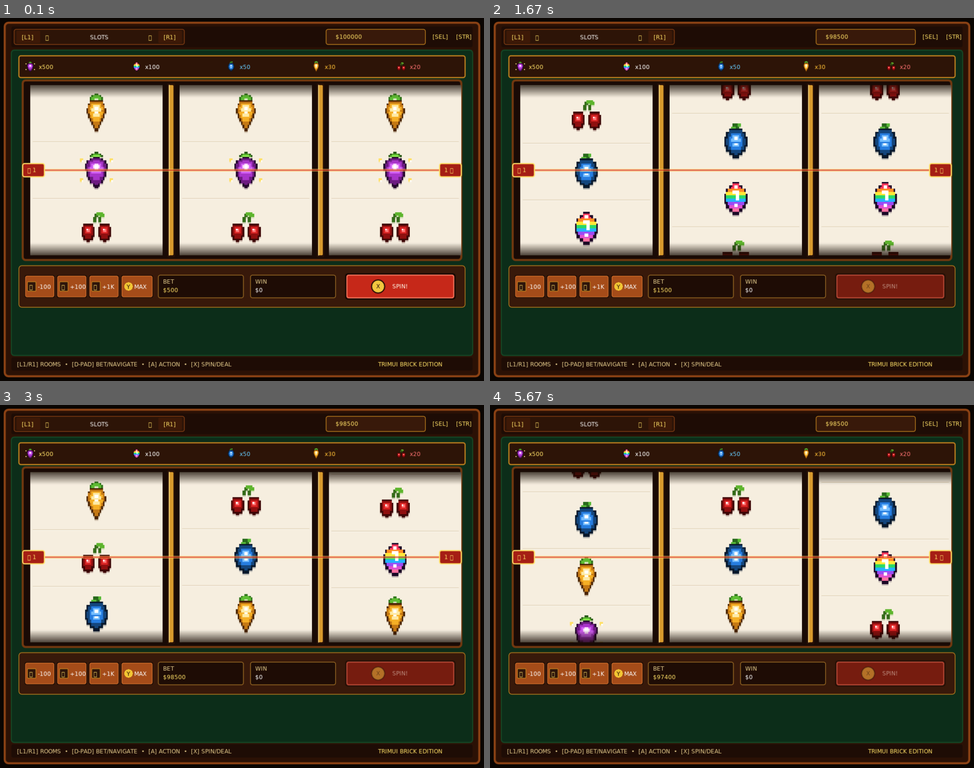
Above: before the commit, frames 1-4 (two rows, left to right).
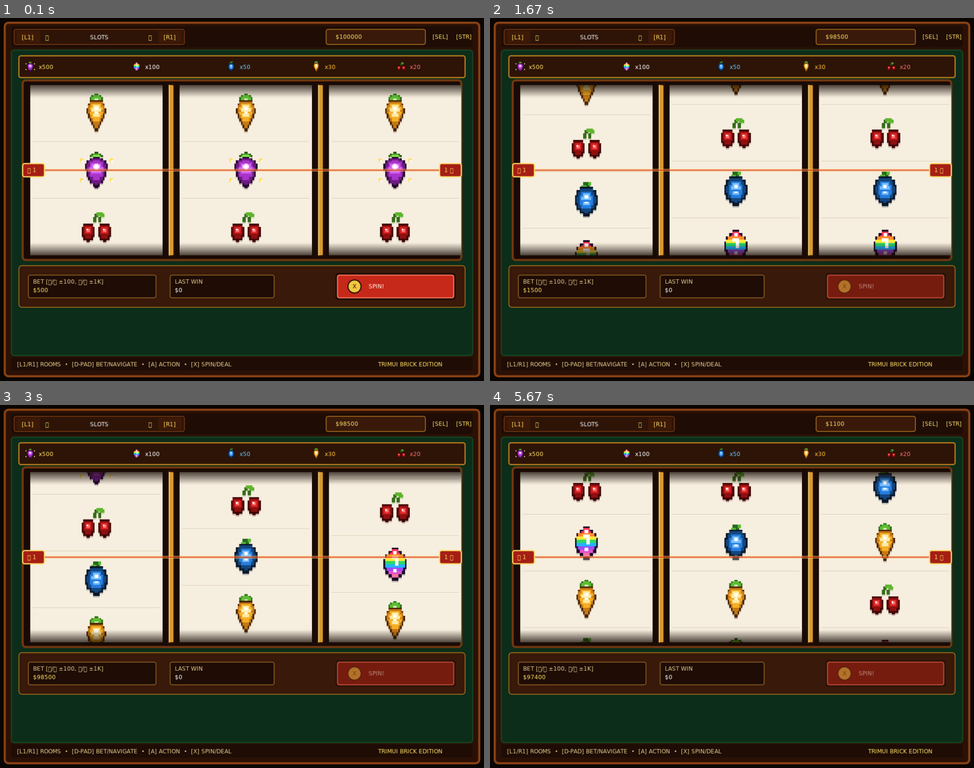
Above: after the commit, the same moments.

Repository: byMr712/SlotGame-PortMaster
Game: LÖVE game, started from casino/main.lua
The game is run twice, just before and just after one commit, with the same random seed, the same clock (stepped at 60 frames per second) and the same inputs.
Inputs:
- Up to frame 1 (0.1 s): no input
- Up to frame 2 (1.67 s): tap A at 0.33 s; hold Right 0.67-1.13 s; tap E at 1.17 s; tap 1 at 1.5 s
- Up to frame 3 (3 s): hold Up 1.83-2.13 s; tap Y at 1.98 s; hold Right 2.17-2.63 s; hold Left from 2.67 s (still down); tap A at 2.82 s
- Up to frame 4 (5.67 s): release Left at 3.2 s; hold Down 3.23-3.53 s; tap Y at 3.38, 4.55 s; hold Left 3.57-3.97 s; hold Up 4-4.37 s; tap A at 4.15, 5.62 s; hold Right 4.4-5.03 s; hold Down 5.07-5.43 s; hold Left from 5.47 s (still down)

The runs differ from the first frame. In frame 1, 3.2% of the frame differs, in the area x 5-85%, y 70-78%; in frame 2, 8.3%; in frame 3, 6.3%; in frame 4, 8.8%, in the area x 5-95%, y 4-78%.

Commit message:
Unify betting on D-Pad arrows, remove redundant bet buttons for uncrowded layout, and add buttery-smooth card and reel physics

Diff:
--- a/casino/src/games/blackjack.lua
+++ b/casino/src/games/blackjack.lua
@@ -53,8 +53,15 @@
 end
 
 function bj.update(dt)
-    if bj.dealAnim < 1 then
-        bj.dealAnim = math.min(1, bj.dealAnim + dt * 4.0)
+    for _, c in ipairs(bj.playerHand) do
+        if c.anim and c.anim < 1 then
+            c.anim = math.min(1, c.anim + dt * 2.2)
+        end
+    end
+    for _, c in ipairs(bj.dealerHand) do
+        if c.anim and c.anim < 1 then
+            c.anim = math.min(1, c.anim + dt * 2.2)
+        end
     end
 end
 
@@ -68,9 +75,14 @@
 
     audio.play("click")
     bj.gameOver = false
-    bj.dealAnim = 0
-    bj.playerHand = { table.remove(bj.deck), table.remove(bj.deck) }
-    bj.dealerHand = { table.remove(bj.deck), table.remove(bj.deck) }
+
+    local p1 = table.remove(bj.deck); p1.anim = 0.0
+    local d1 = table.remove(bj.deck); d1.anim = -0.15
+    local p2 = table.remove(bj.deck); p2.anim = -0.30
+    local d2 = table.remove(bj.deck); d2.anim = -0.45
+
+    bj.playerHand = { p1, p2 }
+    bj.dealerHand = { d1, d2 }
 
     bj.statusText = "[A] HIT  •  [B] STAND  •  [Y] DOUBLE"
 
@@ -82,7 +94,9 @@
 function bj.hit()
     if bj.gameOver then return end
     audio.play("click")
-    table.insert(bj.playerHand, table.remove(bj.deck))
+    local c = table.remove(bj.deck)
+    c.anim = 0.0
+    table.insert(bj.playerHand, c)
 
     local score = bj.calculateScore(bj.playerHand)
     if score > 21 then
@@ -125,8 +139,12 @@
     end
 
     -- Дилер добирает строго до 17 (Dealer stands on all 17s)
+    local dIdx = 0
     while bj.calculateScore(bj.dealerHand) < 17 do
-        table.insert(bj.dealerHand, table.remove(bj.deck))
+        dIdx = dIdx + 1
+        local extraCard = table.remove(bj.deck)
+        extraCard.anim = -(dIdx * 0.18)
+        table.insert(bj.dealerHand, extraCard)
     end
 
     local p = bj.calculateScore(bj.playerHand)
@@ -213,12 +231,14 @@
         drawEmptyCardSlot(170, 165, "CARD 2")
     else
         for i, c in ipairs(bj.dealerHand) do
-            local yOff = 0
-            if bj.dealAnim < 1 then
-                local prog = math.max(0, math.min(1, (bj.dealAnim - (i - 1) * 0.15) / 0.35))
-                yOff = (1 - math.sin(prog * math.pi * 0.5)) * -35
+            local anim = c.anim or 1
+            if anim >= 0 then
+                local p = math.min(1, anim)
+                local ease = 1 - math.pow(1 - p, 3)
+                local yOff = (1 - ease) * -65
+                local xOff = (1 - ease) * 35
+                drawCard(c, 60 + (i - 1) * 110 + xOff, 165 + yOff, (i == 2 and not bj.gameOver))
             end
-            drawCard(c, 60 + (i - 1) * 110, 165 + yOff, (i == 2 and not bj.gameOver))
         end
     end
 
@@ -238,12 +258,14 @@
         drawEmptyCardSlot(170, 405, "CARD 2")
     else
         for i, c in ipairs(bj.playerHand) do
-            local yOff = 0
-            if bj.dealAnim < 1 then
-                local prog = math.max(0, math.min(1, (bj.dealAnim - (i - 1) * 0.15) / 0.35))
-                yOff = (1 - math.sin(prog * math.pi * 0.5)) * -35
+            local anim = c.anim or 1
+            if anim >= 0 then
+                local p = math.min(1, anim)
+                local ease = 1 - math.pow(1 - p, 3)
+                local yOff = (1 - ease) * -65
+                local xOff = (1 - ease) * 35
+                drawCard(c, 60 + (i - 1) * 110 + xOff, 405 + yOff, false)
             end
-            drawCard(c, 60 + (i - 1) * 110, 405 + yOff, false)
         end
     end
 
@@ -253,21 +275,18 @@
 
     -- Панель ставки (D-Pad)
     love.graphics.setColor(0.12, 0.05, 0.02)
-    love.graphics.rectangle("fill", 52, 566, 290, 48, 4)
+    love.graphics.rectangle("fill", 55, 566, 280, 48, 4)
     love.graphics.setColor(0.65, 0.45, 0.15)
-    love.graphics.rectangle("line", 52, 566, 290, 48, 4)
+    love.graphics.rectangle("line", 55, 566, 280, 48, 4)
 
     love.graphics.setColor(0.9, 0.8, 0.55)
-    love.graphics.print("BET [▲/▼]:", 62, 572)
-    love.graphics.setColor(1, 0.88, 0.4)
-    love.graphics.print(economy.format(bj.bet), 150, 572)
-
-    love.graphics.setColor(0.75, 0.7, 0.55)
-    if bj.gameOver then
-        love.graphics.print("[▲/▼ ±100]  [◄/► ±1K]", 62, 592)
-    else
+    love.graphics.print("BET [▲/▼ ±100, ◄/► ±1K]", 65, 572)
+    love.graphics.setColor(1, 0.88, 0.4)
+    love.graphics.print(economy.format(bj.bet), 65, 590)
+
+    if not bj.gameOver then
         love.graphics.setColor(0.6, 0.5, 0.4)
-        love.graphics.print("LOCKED FOR ROUND", 62, 592)
+        love.graphics.print("(LOCKED)", 180, 590)
     end
 
     local function drawGameBtn(bx, by, bw, bh, bCol, keyCol, keyChar, label)
@@ -297,10 +316,10 @@
         love.graphics.print(label, bx + 36, cy - 7)
     end
 
-    drawGameBtn(360, 570, 135, 40, {0.68, 0.32, 0.1}, {0.2, 0.78, 0.35}, "A", "HIT")
-    drawGameBtn(510, 570, 145, 40, {0.75, 0.16, 0.1}, {0.95, 0.32, 0.3}, "B", "STAND")
-    drawGameBtn(670, 570, 150, 40, {0.68, 0.32, 0.1}, {0.96, 0.78, 0.2}, "Y", "DOUBLE")
-    drawGameBtn(835, 570, 135, 40, {0.68, 0.32, 0.1}, {0.32, 0.62, 0.96}, "X", "DEAL")
+    drawGameBtn(365, 570, 135, 40, {0.68, 0.32, 0.1}, {0.2, 0.78, 0.35}, "A", "HIT")
+    drawGameBtn(515, 570, 140, 40, {0.75, 0.16, 0.1}, {0.95, 0.32, 0.3}, "B", "STAND")
+    drawGameBtn(670, 570, 145, 40, {0.68, 0.32, 0.1}, {0.96, 0.78, 0.2}, "Y", "DOUBLE")
+    drawGameBtn(830, 570, 135, 40, {0.68, 0.32, 0.1}, {0.32, 0.62, 0.96}, "X", "DEAL")
 end
 
 function bj.keypressed(key)
--- a/casino/src/games/poker.lua
+++ b/casino/src/games/poker.lua
@@ -83,8 +83,10 @@
 end
 
 function poker.update(dt)
-    if poker.dealAnim < 1 then
-        poker.dealAnim = math.min(1, poker.dealAnim + dt * 4.0)
+    for _, c in ipairs(poker.hand) do
+        if c.anim and c.anim < 1 then
+            c.anim = math.min(1, c.anim + dt * 2.2)
+        end
     end
 end
 
@@ -97,17 +99,22 @@
 
         audio.play("click")
         poker.initDeck()
-        poker.dealAnim = 0
-        poker.hand = { table.remove(poker.deck), table.remove(poker.deck), table.remove(poker.deck), table.remove(poker.deck), table.remove(poker.deck) }
+        poker.hand = {}
+        for i = 1, 5 do
+            local c = table.remove(poker.deck)
+            c.anim = -(i - 1) * 0.12
+            table.insert(poker.hand, c)
+        end
         poker.holds = { false, false, false, false, false }
         poker.phase = "draw"
         poker.comboText = "SELECT CARDS TO HOLD • [X] DRAW"
     else
         audio.play("click")
-        poker.dealAnim = 0.3
         for i = 1, 5 do
             if not poker.holds[i] then
-                poker.hand[i] = table.remove(poker.deck)
+                local c = table.remove(poker.deck)
+                c.anim = 0.0
+                poker.hand[i] = c
             end
         end
 
@@ -179,12 +186,13 @@
     else
         for i, c in ipairs(poker.hand) do
             local x = startX + (i - 1) * 150
-            local yOff = 0
-            if poker.dealAnim < 1 then
-                local prog = math.max(0, math.min(1, (poker.dealAnim - (i - 1) * 0.1) / 0.3))
-                yOff = (1 - math.sin(prog * math.pi * 0.5)) * -35
+            local anim = c.anim or 1
+            if anim >= 0 then
+                local p = math.min(1, anim)
+                local ease = 1 - math.pow(1 - p, 3)
+                local yOff = (1 - ease) * -65
+                drawCard(c, x, startY + yOff, poker.holds[i], i == poker.focusCard)
             end
-            drawCard(c, x, startY + yOff, poker.holds[i], i == poker.focusCard)
         end
     end
 
@@ -197,19 +205,22 @@
     -- Нижняя панель
     love.graphics.setColor(0.22, 0.1, 0.04)
     love.graphics.rectangle("fill", 40, 560, 944, 60, 4)
+
     -- Панель ставки (D-Pad)
     love.graphics.setColor(0.12, 0.05, 0.02)
-    love.graphics.rectangle("fill", 52, 566, 290, 48, 4)
+    love.graphics.rectangle("fill", 55, 566, 280, 48, 4)
     love.graphics.setColor(0.65, 0.45, 0.15)
-    love.graphics.rectangle("line", 52, 566, 290, 48, 4)
+    love.graphics.rectangle("line", 55, 566, 280, 48, 4)
 
     love.graphics.setColor(0.9, 0.8, 0.55)
-    love.graphics.print("BET [▲/▼]:", 62, 572)
+    love.graphics.print("BET [▲/▼ ±100, ◄/► ±1K]", 65, 572)
     love.graphics.setColor(1, 0.88, 0.4)
-    love.graphics.print(economy.format(poker.bet), 150, 572)
-
-    love.graphics.setColor(0.75, 0.7, 0.55)
-    love.graphics.print("[▲/▼ BET]  [◄/► SELECT]", 62, 592)
+    love.graphics.print(economy.format(poker.bet), 65, 590)
+
+    if poker.phase == "draw" then
+        love.graphics.setColor(0.6, 0.5, 0.4)
+        love.graphics.print("(LOCKED)", 180, 590)
+    end
 
     local function drawGameBtn(bx, by, bw, bh, bCol, keyCol, keyChar, label)
         love.graphics.setColor(0.08, 0.03, 0.01)
@@ -239,28 +250,38 @@
 end
 
 function poker.keypressed(key)
-    if key == "left" then
-        poker.focusCard = (poker.focusCard == 1) and 5 or (poker.focusCard - 1)
-        audio.play("click")
-    elseif key == "right" then
-        poker.focusCard = (poker.focusCard == 5) and 1 or (poker.focusCard + 1)
-        audio.play("click")
-    elseif key == "a" then
-        if poker.phase == "draw" then
+    if poker.phase == "deal" then
+        if key == "up" then
+            poker.bet = poker.bet + 100
+            audio.play("click")
+        elseif key == "down" then
+            poker.bet = math.max(100, poker.bet - 100)
+            audio.play("click")
+        elseif key == "right" then
+            poker.bet = poker.bet + 1000
+            audio.play("click")
+        elseif key == "left" then
+            poker.bet = math.max(100, poker.bet - 1000)
+            audio.play("click")
+        end
+    else
+        if key == "left" then
+            poker.focusCard = (poker.focusCard == 1) and 5 or (poker.focusCard - 1)
+            audio.play("click")
+        elseif key == "right" then
+            poker.focusCard = (poker.focusCard == 5) and 1 or (poker.focusCard + 1)
+            audio.play("click")
+        elseif key == "a" then
             poker.holds[poker.focusCard] = not poker.holds[poker.focusCard]
             audio.play("click")
         end
-    elseif key == "1" then poker.holds[1] = not poker.holds[1]
+    end
+
+    if key == "1" then poker.holds[1] = not poker.holds[1]
     elseif key == "2" then poker.holds[2] = not poker.holds[2]
     elseif key == "3" then poker.holds[3] = not poker.holds[3]
     elseif key == "4" then poker.holds[4] = not poker.holds[4]
     elseif key == "5" then poker.holds[5] = not poker.holds[5]
-    elseif key == "up" then
-        poker.bet = poker.bet + 100
-        audio.play("click")
-    elseif key == "down" then
-        poker.bet = math.max(100, poker.bet - 100)
-        audio.play("click")
     elseif key == "x" or key == "space" or key == "return" then
         poker.drawOrDeal()
     end
--- a/casino/src/games/slots.lua
+++ b/casino/src/games/slots.lua
@@ -60,9 +60,11 @@
         slots.reels[r].targetStop = stop
         slots.chosen[r] = slots.symbols[stop]
         slots.reels[r].stopped = false
-        slots.reels[r].stopping = false
-        slots.reels[r].speed = 1500
-        slots.reels[r].delay = 0.8 + (r - 1) * 0.7
+        slots.reels[r].settling = false
+        slots.reels[r].settleTimer = 0
+        slots.reels[r].speed = 350
+        slots.reels[r].targetSpeed = 1550
+        slots.reels[r].delay = 0.85 + (r - 1) * 0.75
     end
 
     -- Саспенс: если первые 2 совпали по топ-символам
@@ -84,25 +86,40 @@
         local reel = slots.reels[r]
         if not reel.stopped then
             allStopped = false
-            reel.delay = reel.delay - dt
-
-            if reel.delay <= 0 then
-                -- Торможение и точная посадка на целевой стоп
-                local targetOffset = (reel.targetStop - 1) * CELL_H
-                local currentNorm = reel.offset % STRIP_HEIGHT
-                local diff = (targetOffset - currentNorm) % STRIP_HEIGHT
-
-                if diff > 0 and diff < 30 then
-                    reel.offset = reel.offset + diff
+
+            if reel.settling then
+                reel.settleTimer = reel.settleTimer + dt
+                local t = reel.settleTimer
+                -- Плавный пружинящий отскок при посадке
+                local bounce = 16 * math.exp(-10 * t) * math.sin(20 * t)
+                reel.offset = reel.baseOffset + bounce
+                if t >= 0.35 then
+                    reel.offset = reel.baseOffset
+                    reel.settling = false
                     reel.stopped = true
-                    reel.speed = 0
-                    audio.play("tick")
+                end
+            else
+                reel.delay = reel.delay - dt
+                -- Плавный разгон барабанов в начале спина
+                reel.speed = reel.speed + (reel.targetSpeed - reel.speed) * math.min(1, dt * 7)
+
+                if reel.delay <= 0 then
+                    local targetOffset = (reel.targetStop - 1) * CELL_H
+                    local currentNorm = reel.offset % STRIP_HEIGHT
+                    local diff = (targetOffset - currentNorm) % STRIP_HEIGHT
+
+                    if diff > 0 and diff < 36 then
+                        reel.baseOffset = reel.offset + diff
+                        reel.settling = true
+                        reel.settleTimer = 0
+                        audio.play("tick")
+                    else
+                        reel.speed = math.max(350, reel.speed - dt * 2000)
+                        reel.offset = reel.offset + reel.speed * dt
+                    end
                 else
-                    reel.speed = math.max(300, reel.speed - dt * 2500)
                     reel.offset = reel.offset + reel.speed * dt
                 end
-            else
-                reel.offset = reel.offset + reel.speed * dt
             end
         end
     end
@@ -281,95 +298,59 @@
     love.graphics.setColor(0.78, 0.52, 0.12)
     love.graphics.rectangle("line", 40, 524, 944, 88, 6)
 
-    -- Кнопки ставок с тактильными D-Pad/кнопочными колпачками
-    local betBtns = {
-        { dir = "▼", label = "-100", x = 52, w = 64, isKey = false },
-        { dir = "▲", label = "+100", x = 120, w = 64, isKey = false },
-        { dir = "►", label = "+1K",  x = 188, w = 64, isKey = false },
-        { dir = "Y", label = "MAX",  x = 256, w = 68, isKey = true },
-    }
-    for _, btn in ipairs(betBtns) do
-        -- Тень
-        love.graphics.setColor(0.08, 0.03, 0.01)
-        love.graphics.rectangle("fill", btn.x, 544, btn.w, 48, 4)
-        -- Корпус кнопки
-        love.graphics.setColor(0.65, 0.30, 0.10)
-        love.graphics.rectangle("fill", btn.x + 2, 546, btn.w - 4, 44, 3)
-        -- Фаска
-        love.graphics.setColor(0.85, 0.45, 0.18)
-        love.graphics.rectangle("line", btn.x + 2, 546, btn.w - 4, 44, 3)
-
-        -- Колпачок D-pad или круглая кнопка Y
-        if btn.isKey then
-            love.graphics.setColor(0.95, 0.78, 0.20)
-            love.graphics.circle("fill", btn.x + 16, 568, 9)
-            love.graphics.setColor(0.15, 0.05, 0.02)
-            love.graphics.print(btn.dir, btn.x + 12, 561)
-        else
-            love.graphics.setColor(0.18, 0.08, 0.04)
-            love.graphics.rectangle("fill", btn.x + 6, 558, 18, 20, 2)
-            love.graphics.setColor(0.78, 0.52, 0.12)
-            love.graphics.rectangle("line", btn.x + 6, 558, 18, 20, 2)
-            love.graphics.setColor(1, 0.88, 0.4)
-            love.graphics.print(btn.dir, btn.x + 10, 561)
-        end
-
-        love.graphics.setColor(1, 1, 1)
-        love.graphics.print(btn.label, btn.x + 28, 561)
-    end
-
-    -- Информационные плашки: СТАВКА и ВЫИГРЫШ
+    -- Информационные плашки: СТАВКА (управление D-Pad) и ВЫИГРЫШ
     love.graphics.setColor(0.12, 0.05, 0.02)
-    love.graphics.rectangle("fill", 335, 544, 180, 48, 4)
+    love.graphics.rectangle("fill", 60, 544, 270, 48, 4)
     love.graphics.setColor(0.65, 0.45, 0.15)
-    love.graphics.rectangle("line", 335, 544, 180, 48, 4)
+    love.graphics.rectangle("line", 60, 544, 270, 48, 4)
     love.graphics.setColor(0.9, 0.8, 0.55)
-    love.graphics.print("BET", 345, 550)
+    love.graphics.print("BET [▲/▼ ±100, ◄/► ±1K]", 70, 550)
     love.graphics.setColor(1, 0.88, 0.4)
-    love.graphics.print(economy.format(slots.bet), 345, 568)
+    love.graphics.print(economy.format(slots.bet), 70, 568)
 
     love.graphics.setColor(0.12, 0.05, 0.02)
-    love.graphics.rectangle("fill", 530, 544, 180, 48, 4)
+    love.graphics.rectangle("fill", 360, 544, 220, 48, 4)
     love.graphics.setColor(0.65, 0.45, 0.15)
-    love.graphics.rectangle("line", 530, 544, 180, 48, 4)
+    love.graphics.rectangle("line", 360, 544, 220, 48, 4)
     love.graphics.setColor(0.9, 0.8, 0.55)
-    love.graphics.print("WIN", 540, 550)
+    love.graphics.print("LAST WIN", 370, 550)
     if isWin then
         love.graphics.setColor(0.2, 0.95, 0.4)
     else
         love.graphics.setColor(1, 1, 1)
     end
-    love.graphics.print(economy.format(slots.lastWin), 540, 568)
+    love.graphics.print(economy.format(slots.lastWin), 370, 568)
 
     -- Кнопка СПИН
     local spinAlpha = slots.isSpinning and 0.5 or 1.0
+    local bx = 710
     -- Темный внешний контур и тень
     love.graphics.setColor(0.08, 0.03, 0.01, spinAlpha)
-    love.graphics.rectangle("fill", 730, 540, 234, 56, 6)
+    love.graphics.rectangle("fill", bx, 540, 254, 56, 6)
 
     -- Рубиновый корпус кнопки
     love.graphics.setColor(0.78, 0.16, 0.10, spinAlpha)
-    love.graphics.rectangle("fill", 733, 543, 228, 50, 4)
+    love.graphics.rectangle("fill", bx + 3, 543, 248, 50, 4)
 
     -- Внутренняя золотисто-светлая фаска блика сверху
     love.graphics.setColor(0.96, 0.45, 0.35, spinAlpha)
     love.graphics.setLineWidth(2)
-    love.graphics.rectangle("line", 734, 544, 226, 48, 4)
+    love.graphics.rectangle("line", bx + 4, 544, 246, 48, 4)
     love.graphics.setLineWidth(1)
 
     -- Золотая круглая кнопка геймпада (X)
     love.graphics.setColor(0.95, 0.78, 0.25, spinAlpha)
-    love.graphics.circle("fill", 800, 568, 14)
+    love.graphics.circle("fill", bx + 40, 568, 14)
     love.graphics.setColor(0.15, 0.05, 0.02, spinAlpha)
     love.graphics.setLineWidth(2)
-    love.graphics.circle("line", 800, 568, 14)
+    love.graphics.circle("line", bx + 40, 568, 14)
     love.graphics.setLineWidth(1)
     love.graphics.setColor(0.15, 0.05, 0.02, spinAlpha)
-    love.graphics.print("X", 796, 560)
+    love.graphics.print("X", bx + 36, 560)
 
     -- Текст SPIN!
     love.graphics.setColor(1, 0.98, 0.92, spinAlpha)
-    love.graphics.print("SPIN!", 830, 560)
+    love.graphics.print("SPIN!", bx + 70, 560)
 end
 
 function slots.keypressed(key)
